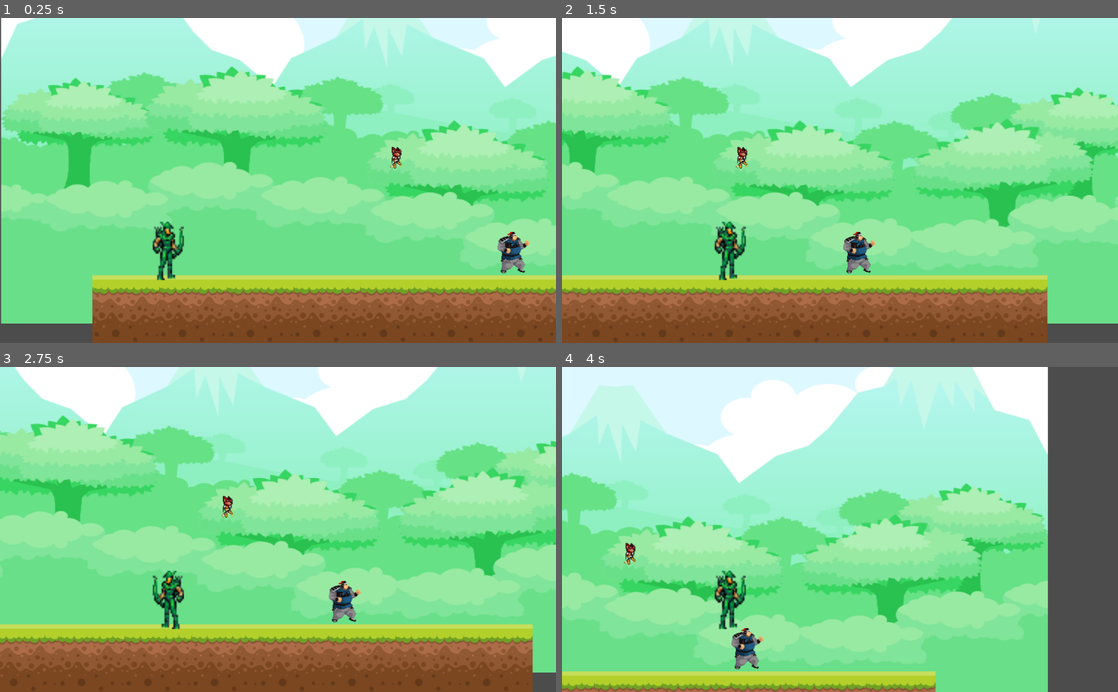
Above: before the commit, frames 1-4 (two rows, left to right).
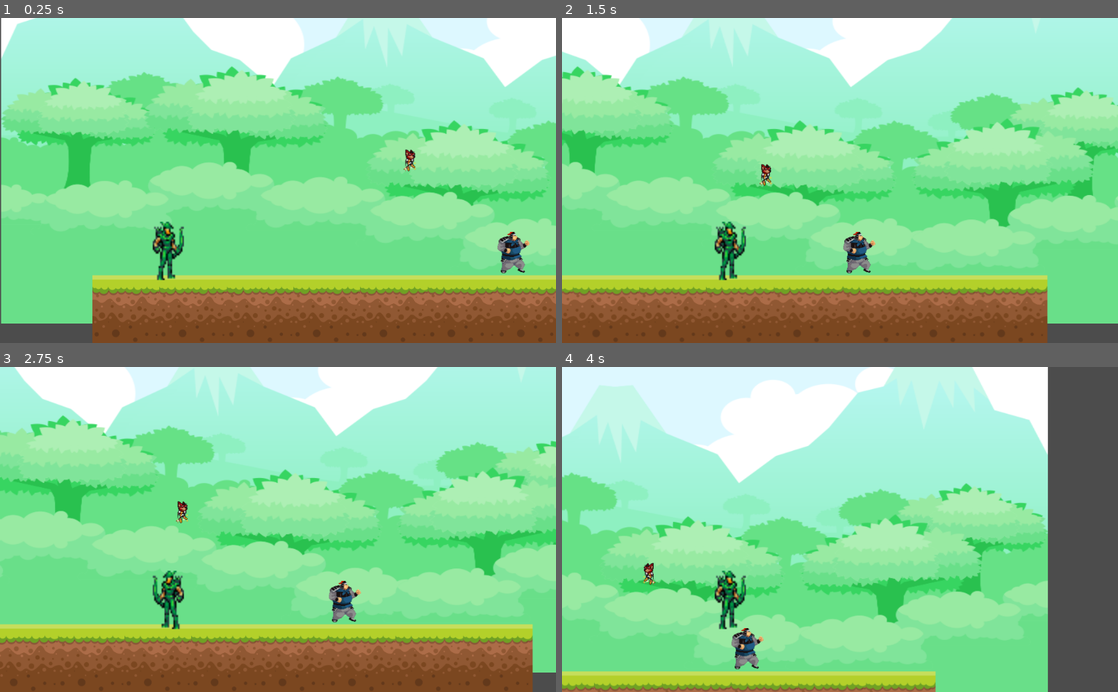
Above: after the commit, the same moments.

Repository: CC-SI/Game_lendas_corrompidas
Game: Godot game, scene res://src/Cenas/Cenario Testes/Cenario Testes.tscn
The game is run twice, just before and just after one commit, with the same random seed, the same clock (stepped at 60 frames per second) and the same inputs.
Inputs:
- Up to frame 1 (0.25 s): no input
- Up to frame 2 (1.5 s): tap Enter (ui_accept) at 0.5, 0.77 s; hold Right (ui_right) from 0.53 s (still down); tap R (mordida) at 0.6 s; tap F (dash) at 1.35 s
- Up to frame 3 (2.75 s): tap Enter (ui_accept) at 1.52 s; tap R (mordida) at 1.55, 2.1 s; release Right (ui_right) at 2.03 s; hold Left (ui_left) from 2.03 s (still down)
- Up to frame 4 (4 s): release Left (ui_left) at 2.78 s; hold Right (ui_right) from 2.78 s (still down); tap R (mordida) at 2.85, 3.8 s; tap Enter (ui_accept) at 3.02, 3.77 s; tap F (dash) at 3.6 s

The runs differ from the first frame. In frame 1, 0.2% of the frame differs, in the area x 70-75%, y 39-48%; in frame 2, 0.2%; in frame 3, 0.2%; in frame 4, 0.2%.
Error before the commit: Parse Error: The identifier "global_position" isn't declared in the current scope. (res://src/scripts/Inimigos/Morcego.gd:21)

Commit message:
feat : aplicando dano ao player

Diff:
--- a/src/scripts/Inimigos/Inimigo_Base.gd
+++ b/src/scripts/Inimigos/Inimigo_Base.gd
@@ -1,4 +1,4 @@
-extends Node
+extends KinematicBody2D
 class_name InimigoBase
 
 export var vidas = 3
@@ -10,6 +10,12 @@
 	if vidas <= 0:
 		morrer()
 
+func aplicar_dano(valor):
+	var player = get_tree().get_nodes_in_group("player")
+	if (player.size() > 0):
+		player[0].levar_dano(valor)
+		print("%s causou %d de dano ao player!" % [nome_do_inimigo, valor])
+
 func morrer():
 	print("%s morreu!" % nome_do_inimigo)
 	queue_free()
--- a/src/scripts/player.gd
+++ b/src/scripts/player.gd
@@ -17,7 +17,7 @@
 var inimigos = ["Morcego", "MonstroDaLavas"]
 
 func _ready():
-	DadosGlobais.vidas = 10
+	DadosGlobais.vidas = 3
 
 
 func _process(delta):
@@ -30,6 +30,11 @@
 	direcao = move_and_slide(direcao, Vector2.UP)
 
 	verificar_mordida()
+	morrer()
+
+func levar_dano(valor):
+	DadosGlobais.vidas -= valor
+	print("Player levou ", valor, " de dano! Vidas restantes: ", DadosGlobais.vidas)
 
 func movePlayer():
 	direcao.x = 0
@@ -90,3 +95,7 @@
 func mudarLadoSprite():
 	sprite.flip_h = lado != 1
 	area2d.scale.x = lado
+
+func morrer():
+	if (DadosGlobais.vidas == 0):
+		queue_free()
